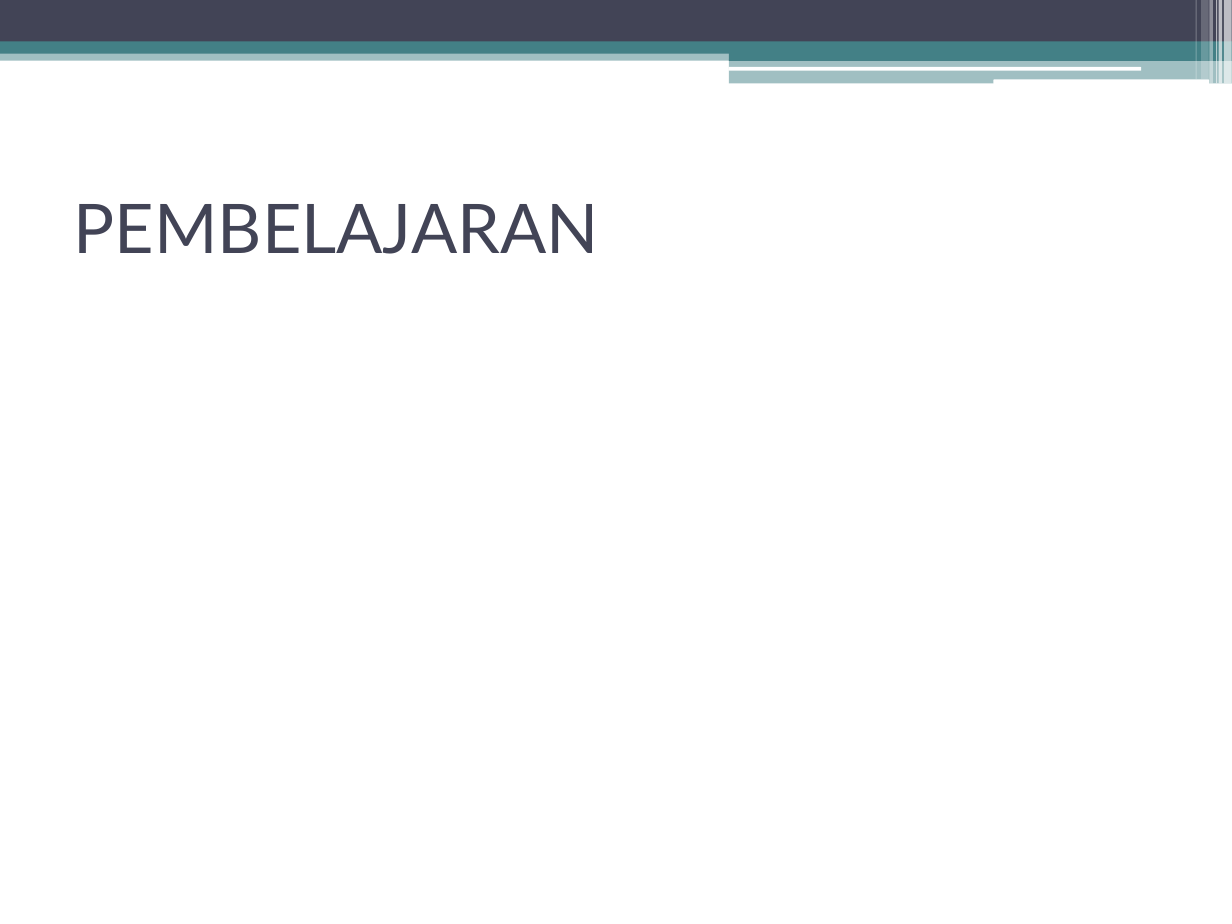
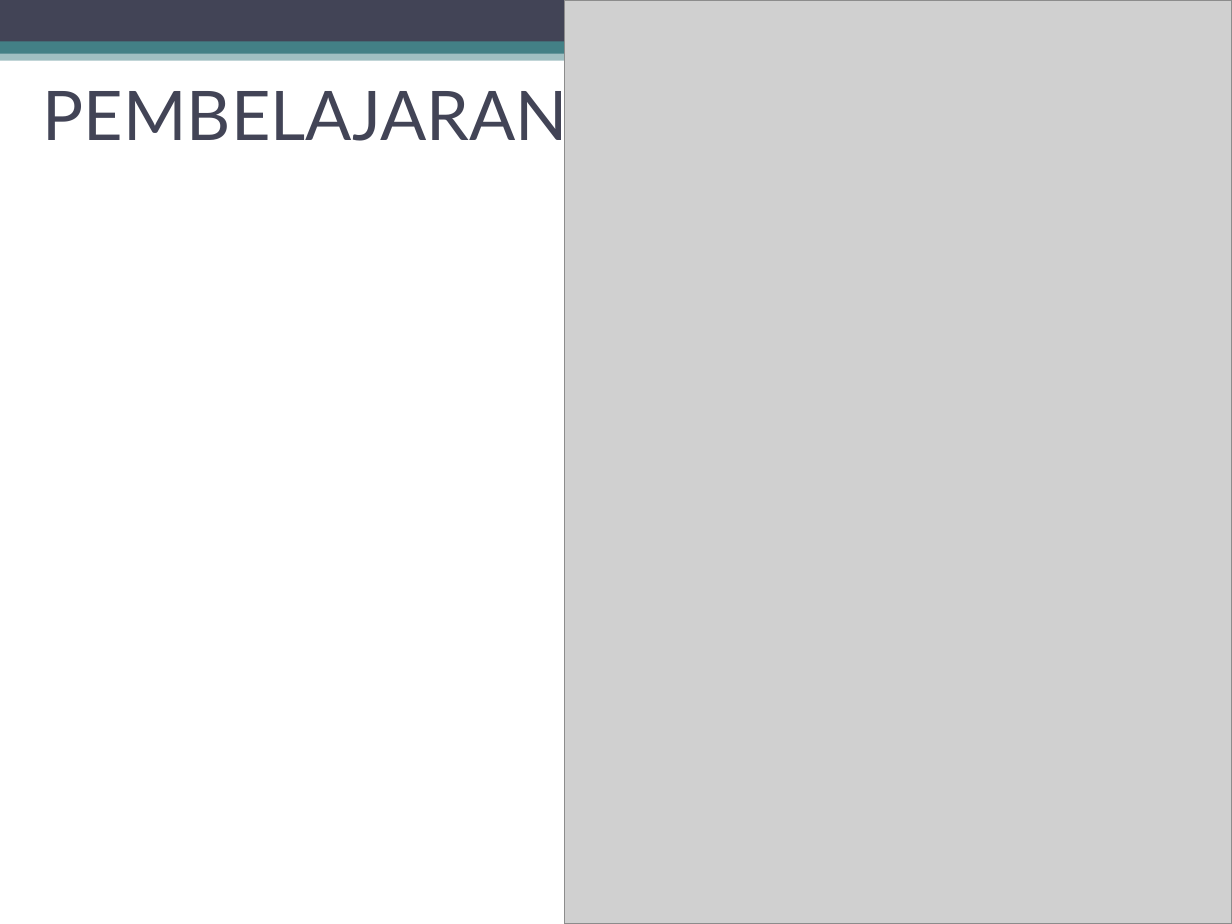
Before and after one commit to dcomputare/Tugas-Akhir, a slide deck: slide 7 of TA bab 1-4/PENGEMBANGAN BOT PADA GAME GANG GARRISON 2 DENGAN.pptx. Drawn at 1232x924 pixels with LibreOffice and Linux fonts; fonts in the diff are those of the drawing; grey boxes stand for pictures. Boxes give left, top, right and bottom in pixels: in the first picture for what was removed or moved away, otherwise in the second. Text is boxed around its words. In the diff, an @@ line names an element or a change of style, - is before the commit and + after.

Commit message:
slide

```diff
--- a/TA bab 1-4/PENGEMBANGAN BOT PADA GAME GANG GARRISON 2 DENGAN.pptx
+++ b/TA bab 1-4/PENGEMBANGAN BOT PADA GAME GANG GARRISON 2 DENGAN.pptx
@@ picture added at <box>564,0,1232,924</box> @@
@@ title "PEMBELAJARAN" rewrapped from <box>74,204,599,254</box> to <box>43,81,568,153</box> @@
@@ rounded rectangle removed at <box>728,67,1141,70</box> @@
@@ rounded rectangle removed at <box>993,79,1209,84</box> @@
```
Also in this commit, not shown: 2 other slides changed, 6 slides added, 2 slides removed.
